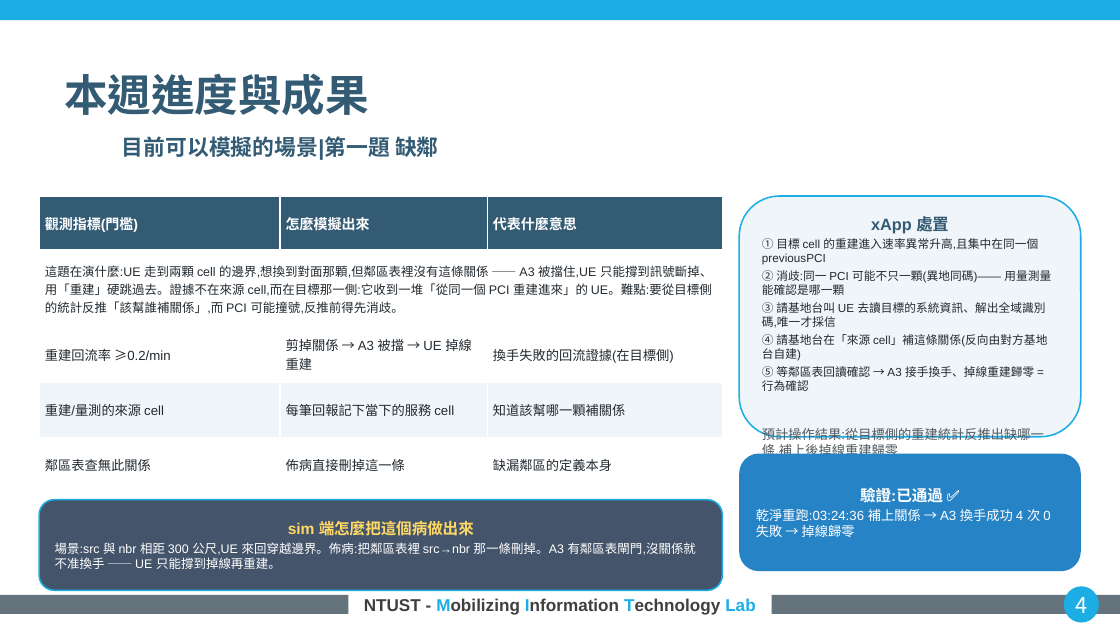
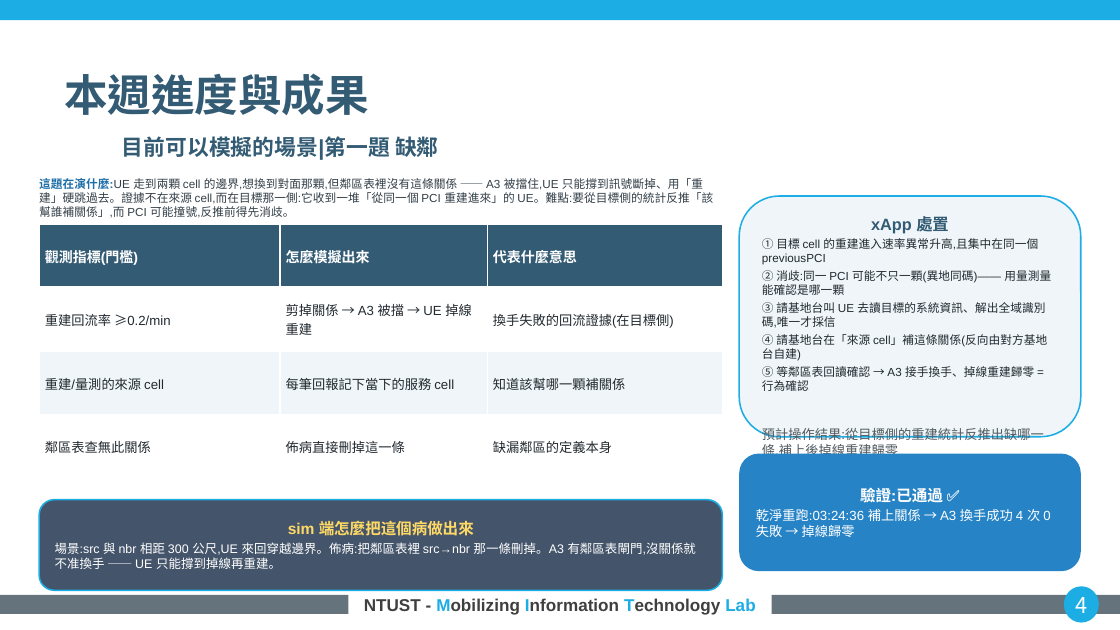
Before and after one commit to kimOuO/RAN-sim-OAI, a slide deck: slide 4 of docs/report/8_27_進度報告_v10十二題.pptx. Drawn at 1120x630 pixels with LibreOffice and Linux fonts; fonts in the diff are those of the drawing; background and template pictures are left out. Boxes give left, top, right and bottom in pixels: in the first picture for what was removed or moved away, otherwise in the second. Text is boxed around its words. In the diff, an @@ line names an element or a change of style, - is before the commit and + after.

```diff
--- a/docs/report/8_27_進度報告_v10十二題.pptx
+++ b/docs/report/8_27_進度報告_v10十二題.pptx
@@ text added at bbox=[39, 178, 713, 218], 7.5 pt, text #333F48 @@
+這題在演什麼:UE 走到兩顆 cell 的邊界,想換到對面那顆,但鄰區表裡沒有這條關係 —— A3 被擋住,UE 只能撐到訊號斷掉、用「重建」硬跳過去。證據不在來源 cell,而在目標那一側:它收到一堆「從同一個 PCI 重建進來」的 UE。難點:要從目標側的統計反推「該幫誰補關係」,而 PCI 可能撞號,反推前得先消歧。
@@ table at bbox=[39, 224, 722, 515] @@
-row 2: 這題在演什麼:UE 走到兩顆 cell 的邊界,想換到對面那顆,但鄰區表裡沒有這條關係 —— A3 被擋住,UE 只能撐到訊號斷掉、用「重建」硬跳過去。證據不在來源 cell,而在目標那一側:它收到一堆「從同一個 PCI 重建進來」的 UE。難點:要從目標側的統計反推「該幫誰補關係」,而 PCI 可能撞號,反推前得先消歧。 |  | 
@@ table: place and size @@
-table at bbox=[39, 196, 722, 487]
+table at bbox=[39, 224, 722, 515]
```
Also in this commit, not shown: 11 other slides changed, 4 other files.
